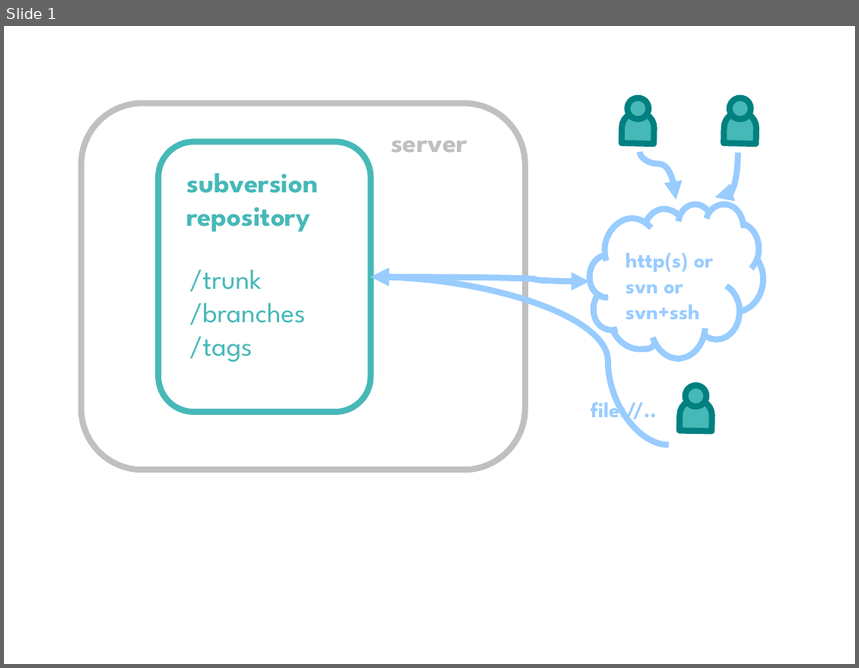
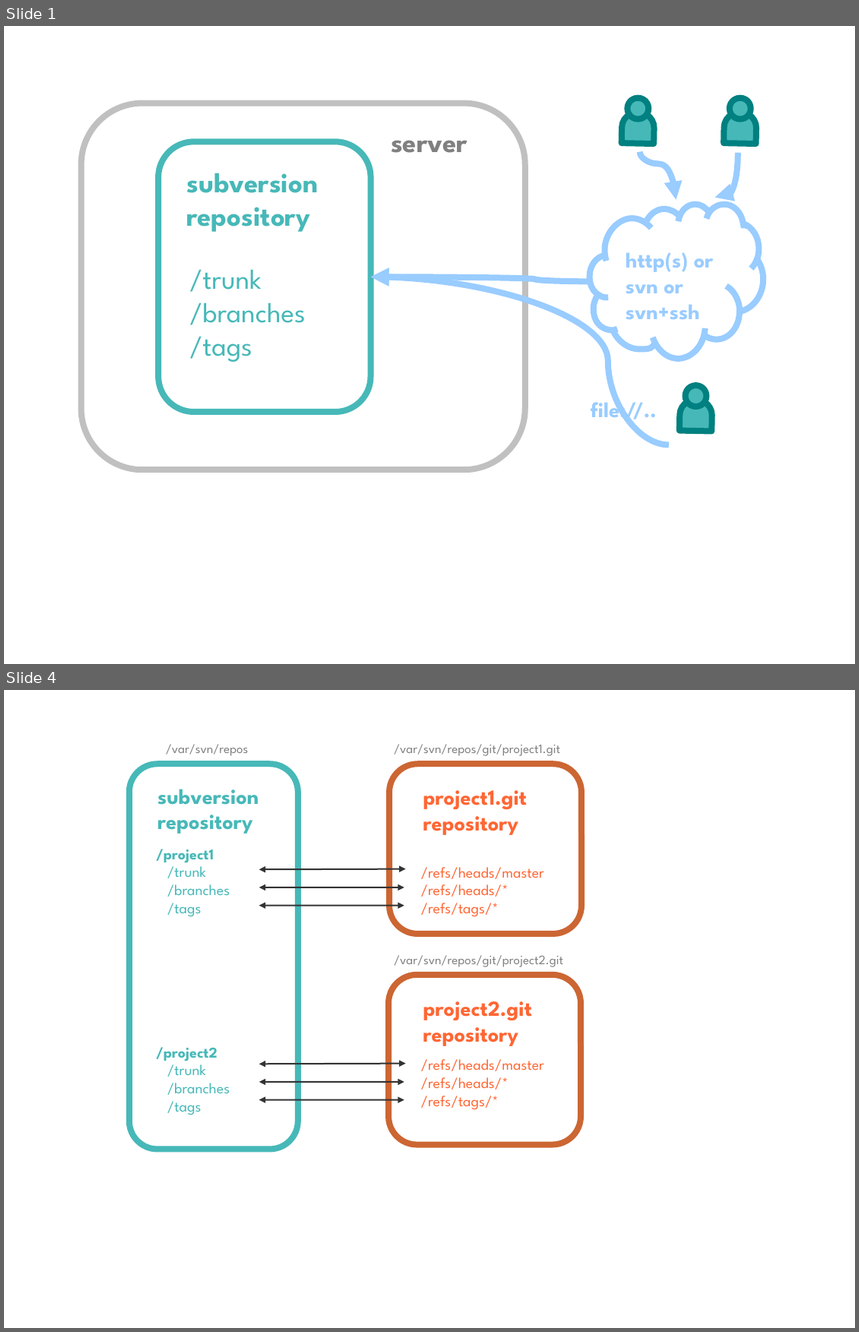
Before and after one commit to vs/subgit-book, a slide deck: subgit-book.odp. Shown one above the other, each under a label of ours: slide 1 before the commit, slides 1 and 4 after it; the slides between them are not shown. The pictures are 859x668 and 859x1332 pixels, drawn with LibreOffice and Linux fonts; fonts in the diff are those of the drawing. Boxes give left, top, right and bottom in pixels: in the first picture for what was removed or moved away, otherwise in the second. Text is boxed around its words. In the diff, an @@ line names an element or a change of style, - is before the commit and + after.

```diff
--- a/subgit-book.odp
+++ b/subgit-book.odp
@@ slide 4 added at box(4, 690, 855, 1328), background #FFFFFF @@
@@ text added at box(166, 744, 249, 756), 12 pt, text #808080 @@
+/var/svn/repos
@@ text added at box(394, 744, 560, 756), 12 pt, text #808080 @@
+/var/svn/repos/git/project1.git
@@ freeform shape added at box(129, 764, 298, 1150), outline #47B8B8 5.67 pt @@
@@ rounded rectangle added at box(389, 764, 582, 934), outline #CC6633 5.67 pt @@
@@ text added at box(158, 789, 259, 834), 20 pt, text #47B8B8, bold @@
+subversion
+repository
@@ text added at box(424, 790, 527, 835), 20 pt, text #FF6633, bold @@
+project1.git
+repository
@@ text added at box(156, 849, 230, 1116), 14 pt, text #47B8B8 @@
+/project1
+/trunk
+/branches
+/tags
+/project2
+/trunk
+/branches
+/tags
@@ double arrow added from (259, 870) to (405, 869), #333333 1.42 pt @@
@@ text added at box(421, 867, 544, 917), 14 pt, text #FF6633 @@
+/refs/heads/master
+/refs/heads/*
+/refs/tags/*
@@ double arrow added from (259, 888) to (404, 888), #333333 1.42 pt @@
@@ double arrow added from (259, 906) to (404, 906), #333333 1.42 pt @@
@@ text added at box(394, 955, 563, 967), 12 pt, text #808080 @@
+/var/svn/repos/git/project2.git
@@ rounded rectangle added at box(389, 975, 581, 1145), outline #CC6633 5.67 pt @@
@@ text added at box(424, 1002, 532, 1046), 20 pt, text #FF6633, bold @@
+project2.git
+repository
@@ double arrow added from (259, 1065) to (405, 1064), #333333 1.42 pt @@
@@ text added at box(421, 1059, 544, 1110), 14 pt, text #FF6633 @@
+/refs/heads/master
+/refs/heads/*
+/refs/tags/*
@@ double arrow added from (259, 1082) to (404, 1082), #333333 1.42 pt @@
@@ double arrow added from (259, 1100) to (404, 1100), #333333 1.42 pt @@
@@ slide 1 changed as well @@
@@ text "server" at box(391, 140, 468, 153): text colour #C0C0C0 to #808080 @@
@@ curved double arrow (590, 281) - (371, 277): curved double arrow to curved arrow @@
```
Also in this commit, not shown: 3 other slides changed, 1 other slide added, 7 other files.
